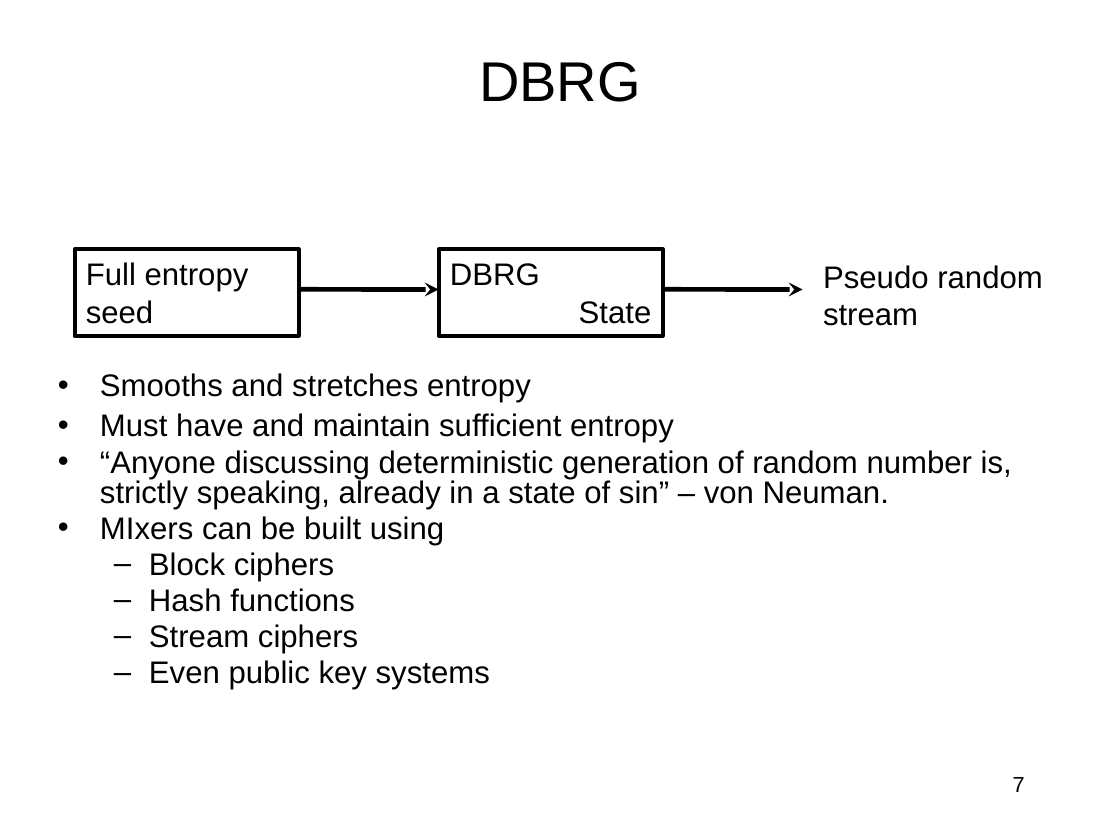
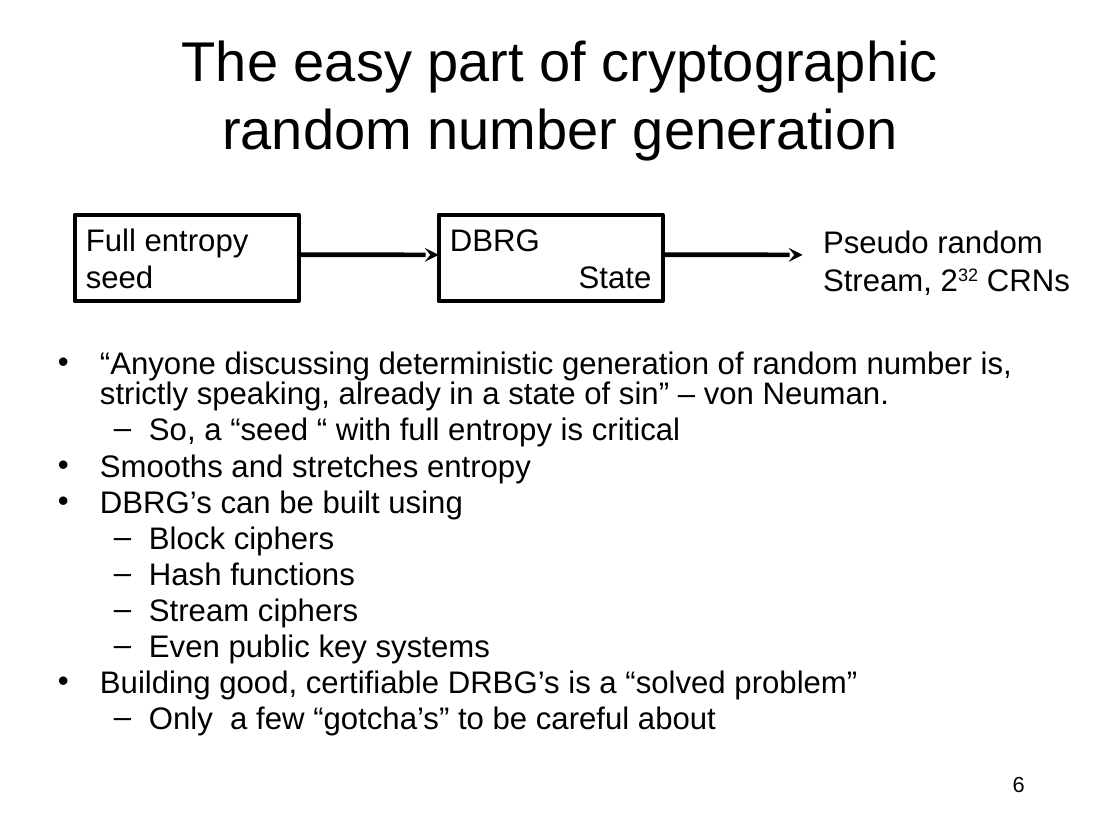
Before and after one commit to jlmucb/class_notes, a slide deck: slide 6 of BerkeleyClass/CS290Spring2013/Lectures/entropy_talk.pptx (slide 7 before the commit). Drawn at 1120x840 pixels with LibreOffice and Linux fonts; fonts in the diff are those of the drawing. Boxes give left, top, right and bottom in pixels: in the first picture for what was removed or moved away, otherwise in the second. Text is boxed around its words. In the diff, an @@ line names an element or a change of style, - is before the commit and + after.

```diff
--- a/BerkeleyClass/CS290Spring2013/Lectures/entropy_talk.pptx
+++ b/BerkeleyClass/CS290Spring2013/Lectures/entropy_talk.pptx
@@ title at [182,40,938,158]: text changed @@
-DBRG
+The easy part of cryptographic random number generation
@@ text "Pseudo random": place and size @@
-text "Pseudo random" at [823,265,1043,326]
+text "Pseudo random" at [823,230,1070,295]
@@ 2 rectangles, 2 arrows: place and size @@
-2 rectangles, 2 arrows at [75,250,803,336]
+2 rectangles, 2 arrows at [75,215,803,301]
@@ text at [823,269,1070,295]: text changed @@
-stream
+Stream, 232 CRNs
@@ text "“Anyone discussing deterministic generation of ...": place and size @@
-text "“Anyone discussing deterministic generation of ..." at [100,373,1012,690]
+text "“Anyone discussing deterministic generation of ..." at [100,351,1012,736]
@@ text at [100,351,1012,447]: paragraphs added @@
+• “Anyone discussing deterministic generation of random number is, strictly speaking, already in a state of sin” – von Neuman.
+  – So, a “seed “ with full entropy is critical
@@ text at [100,454,531,483]: line spacing 0.9 to 0.8 @@
@@ text at [100,490,462,519]: text changed @@
-• Must have and maintain sufficient entropy
-• “Anyone discussing deterministic generation of random number is, strictly speaking, already in a state of sin” – von Neuman.
-• MIxers can be built using
+• DBRG’s can be built using
@@ text at [100,670,857,736]: paragraphs added @@
+• Building good, certifiable DRBG’s is a “solved problem”
+  – Only a few “gotcha’s” to be careful about
@@ page number at [1013,777,1025,793]: text changed @@
-7
+6
```
Also in this commit, not shown: 22 other slides changed, 2 slides added, 3 slides removed.
